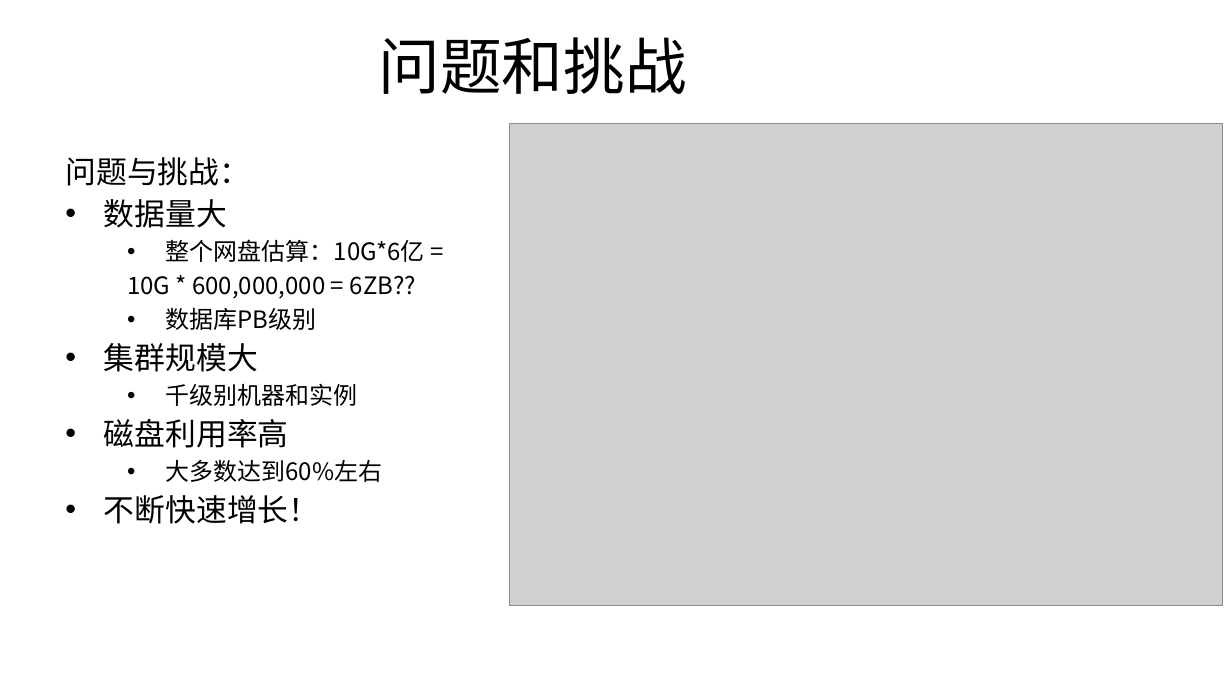
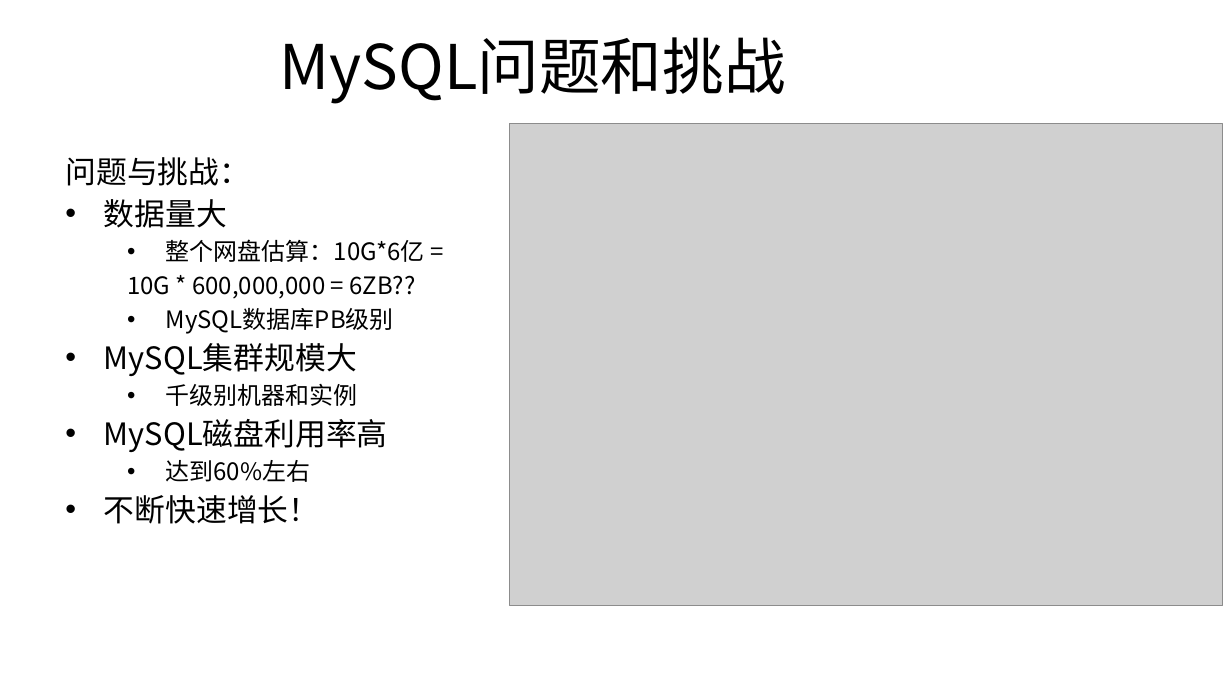
Before and after one commit to wisehead/techblog, a slide deck: slide 6 of database/MySQL/DTCC2019/DTCC2019_Database_Compress_for_BaiduNetDisk_V0.11.pptx. Drawn at 1232x693 pixels with LibreOffice and Linux fonts; fonts in the diff are those of the drawing; grey boxes stand for pictures; background and template pictures are left out. Boxes give left, top, right and bottom in pixels: in the first picture for what was removed or moved away, otherwise in the second. Text is boxed around its words. In the diff, an @@ line names an element or a change of style, - is before the commit and + after.

```diff
--- a/database/MySQL/DTCC2019/DTCC2019_Database_Compress_for_BaiduNetDisk_V0.11.pptx
+++ b/database/MySQL/DTCC2019/DTCC2019_Database_Compress_for_BaiduNetDisk_V0.11.pptx
@@ title at [280,37,786,104]: text changed @@
-问题和挑战
+MySQL问题和挑战
@@ text at [104,308,394,376]: text changed @@
-  • 数据库PB级别
-• 集群规模大
+  • MySQL数据库PB级别
+• MySQL集群规模大
@@ text at [104,419,388,482]: text changed; size 14 to 18 pt @@
-• 磁盘利用率高
-  • 大多数达到60%左右
+• MySQL磁盘利用率高
+  • 达到60%左右
```
Also in this commit, not shown: 7 other slides changed, 1 slide removed, 1 other file.
